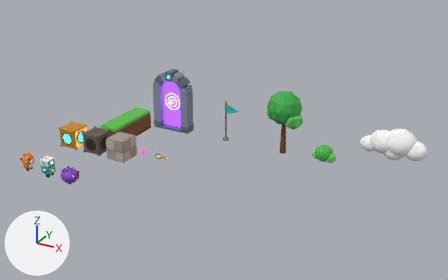
A saved change to the Blender file assets-src/numhop.blend.
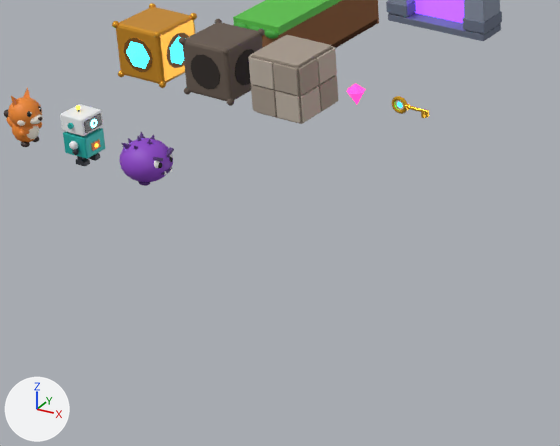
Each version appears first whole from a 50 mm lens placed at (19.24, -17.26, 12.1), pointed at (7.42, 4.23, 1.35), and next in a close-up on the part from 4% to 48% of the width and 43% to 98% of the height. The lights are fixed; the arrows at lower left show +X, +Y and +Z. The last two pictures show the newer version.

Before the edit, the objects in view are built like this:
```python
ob_enemy_grumble = bpy.data.objects.new('enemy_grumble', me_enemy_grumble)
ob_enemy_grumble.location = (2.4, 0.0, 0.0)
ob_hero_bolt = bpy.data.objects.new('hero_bolt', me_hero_bolt)
ob_hero_bolt.location = (1.2, 0.0, 0.0)
ob_hero_pip = bpy.data.objects.new('hero_pip', me_hero_pip)
ob_hero_pip.location = (0.0, 0.0, 0.0)
# also in view: 'block_brick' at (2.8, 3.0, 0.5); 'gate' at (3.0, 6.98, 1.51); 'block_crystal' at (0.0, 3.0, 0.5); 'block_used' at (1.4, 3.0, 0.5); 'ground_tile' at (0.0, 6.96, -0.5)
```
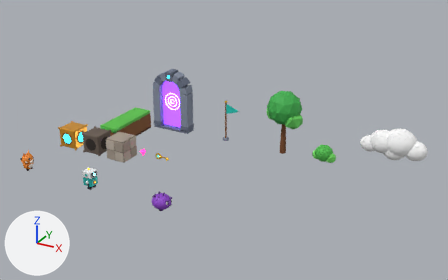
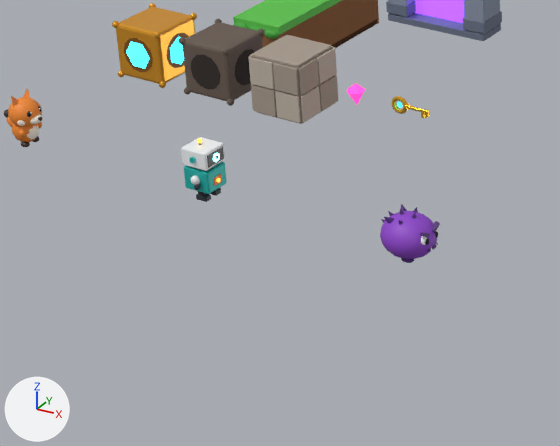
Changed parts and their boxes [x1, y1, x2, y2] in the close-ups (560 x 446 px):
'enemy_grumble', moved
    before: [119, 132, 174, 186]
    after: [380, 203, 440, 263]
'hero_bolt', moved
    before: [60, 104, 105, 166]
    after: [181, 137, 227, 202]

Edits to the bpy script that builds the scene:
```text
Change ob_hero_bolt:
    ob_hero_bolt.location: (1.2, 0.0, 0.0) -> (3.5, 0.0, 0.0)
Change ob_enemy_grumble:
    ob_enemy_grumble.location: (2.4, 0.0, 0.0) -> (7.0, 0.0, 0.0)
```
